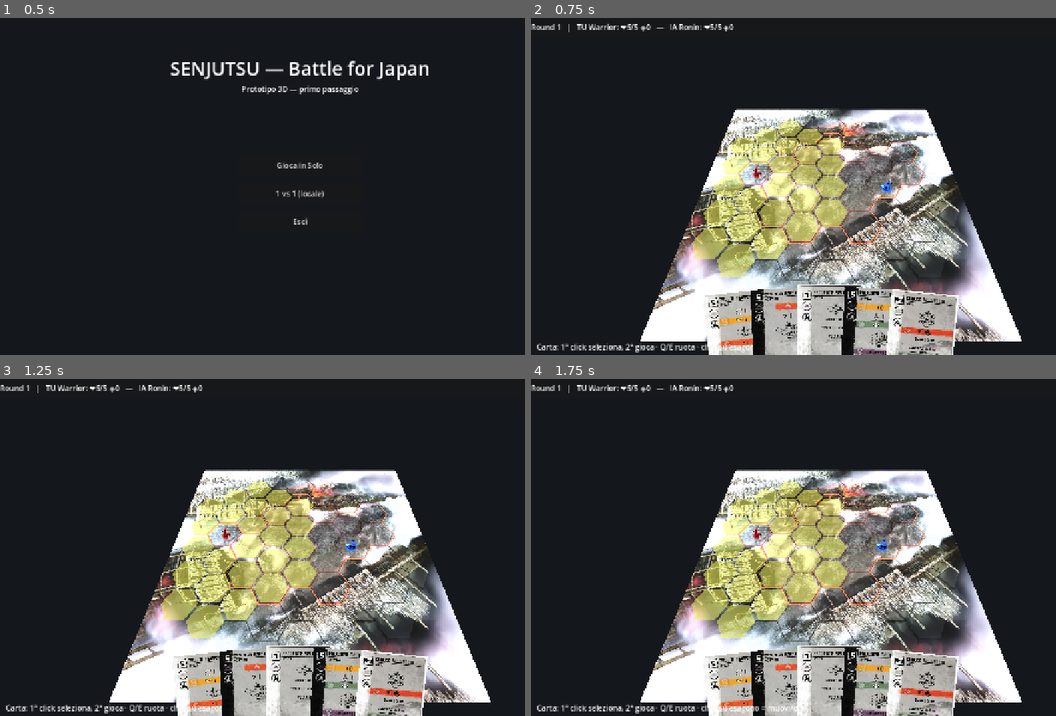
Above: before the commit, frames 1-4 (two rows, left to right).
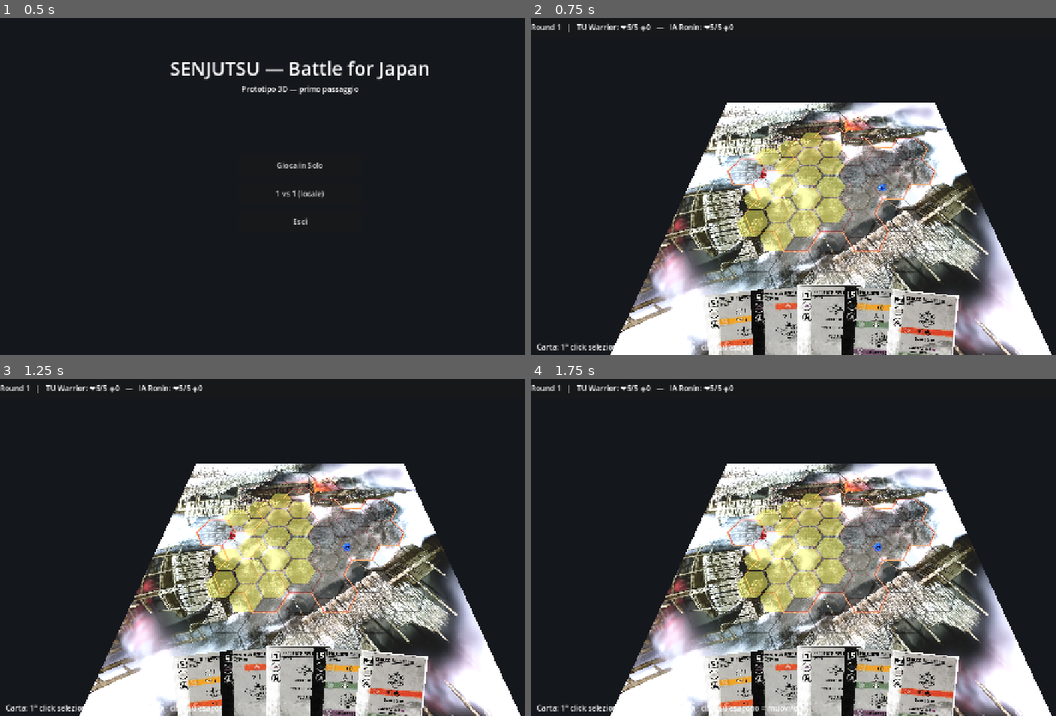
Above: after the commit, the same moments.

Repository: Tannoiser2/Sunjuntsu
Game: Godot game, scene res://scenes/Menu.tscn
Same seed, same stepped clock (60 frames per second), same inputs: the game is played once before the commit and once after it.
Inputs (mouse positions are in pixels of both pictures, inside the frame that each line leads up to):
- Up to frame 1 (0.5 s): no input
- Up to frame 2 (0.75 s): click "1 vs 1 (locale)" at 0.5 s
- Up to frame 3 (1.25 s): no input
- Up to frame 4 (1.75 s): tap Enter at 1.25 s; drag from (741, 699) to (893, 473) at 1.27 s

Frame 1 is identical in both runs. In frame 2, 28% of the frame differs, in the area x 15-100%, y 25-100%; in frame 3, 28%; in frame 4, 28%.

Commit message:
Board corretta: esagono raggio 3 (37 celle, colonne 4-5-6-7-6-5-4)
- Arena: map_radius=3 -> 37 esagoni con colonne 4,5,6,7,6,5,4 (flat-top),
  esattamente la board reale indicata
- Calibrazione scala/centratura mappa: hex_size 2.4, map_world_size 44
  (la board occupa la parte centrale della mappa), camera piu' distante
- Griglia base resa piu' visibile per giudicare l'allineamento

Verificato headless con Godot 4.6: nessun errore.

Co-Authored-By: Claude Opus 4.8 <noreply@anthropic.com>
Claude-Session: https://claude.ai/code/session_01Pn2piErvac8EuvNU8t5qNM

Diff:
--- a/godot/scenes/Arena.gd
+++ b/godot/scenes/Arena.gd
@@ -11,12 +11,12 @@
 
 const TILE_GROUP := "hex_tile"
 
-@export var map_radius: int = 4
+@export var map_radius: int = 3    ## esagono di raggio 3 = 37 celle (colonne 4,5,6,7,6,5,4)
 @export var move_budget: int = 3   ## passi consentiti per dimostrare il movimento
 # ─── Calibrazione mappa↔griglia (regolabili nell'editor) ─────────────────────
-@export var hex_size: float = 2.0          ## raggio esagono in unità mondo
-@export var map_world_size: float = 30.0   ## lato del piano-mappa
-@export var map_offset: Vector2 = Vector2.ZERO  ## scostamento texture mappa (x,z)
+@export var hex_size: float = 2.4          ## raggio esagono in unità mondo
+@export var map_world_size: float = 44.0   ## lato del piano-mappa (la board occupa la parte centrale)
+@export var map_offset: Vector2 = Vector2.ZERO  ## scostamento mappa (x,z) per centrare gli esagoni
 @export var map_y_rotation: float = 0.0    ## rotazione mappa attorno a Y (gradi)
 
 var state: GameState
@@ -28,7 +28,7 @@
 var _cam_pivot: Node3D
 var _cam_yaw: float = 0.0
 var _cam_pitch: float = 0.62
-var _cam_dist: float = 26.0
+var _cam_dist: float = 34.0
 var _dragging := false
 
 var _hud: CanvasLayer
@@ -224,7 +224,7 @@
 		_:
 			m.emission_enabled = false
 			var alt := ((cell.x + cell.y) & 1) != 0
-			m.albedo_color = Color(0.85, 0.9, 1.0, 0.10) if alt else Color(0.6, 0.7, 0.85, 0.08)
+			m.albedo_color = Color(0.85, 0.9, 1.0, 0.18) if alt else Color(0.55, 0.7, 0.9, 0.14)
 	return m
 
 
@@ -363,7 +363,7 @@
 		elif event.button_index == MOUSE_BUTTON_WHEEL_UP and event.pressed:
 			_cam_dist = max(6.0, _cam_dist - 1.0); _update_camera()
 		elif event.button_index == MOUSE_BUTTON_WHEEL_DOWN and event.pressed:
-			_cam_dist = min(40.0, _cam_dist + 1.0); _update_camera()
+			_cam_dist = min(55.0, _cam_dist + 1.0); _update_camera()
 		elif event.button_index == MOUSE_BUTTON_LEFT and event.pressed:
 			_try_pick(event.position)
 	elif event is InputEventMouseMotion and _dragging:
